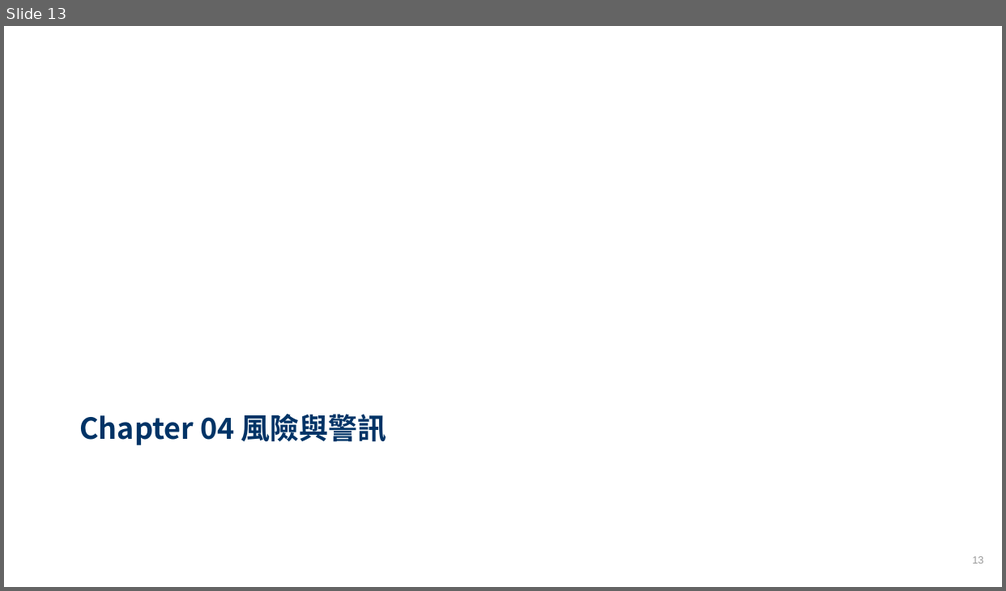
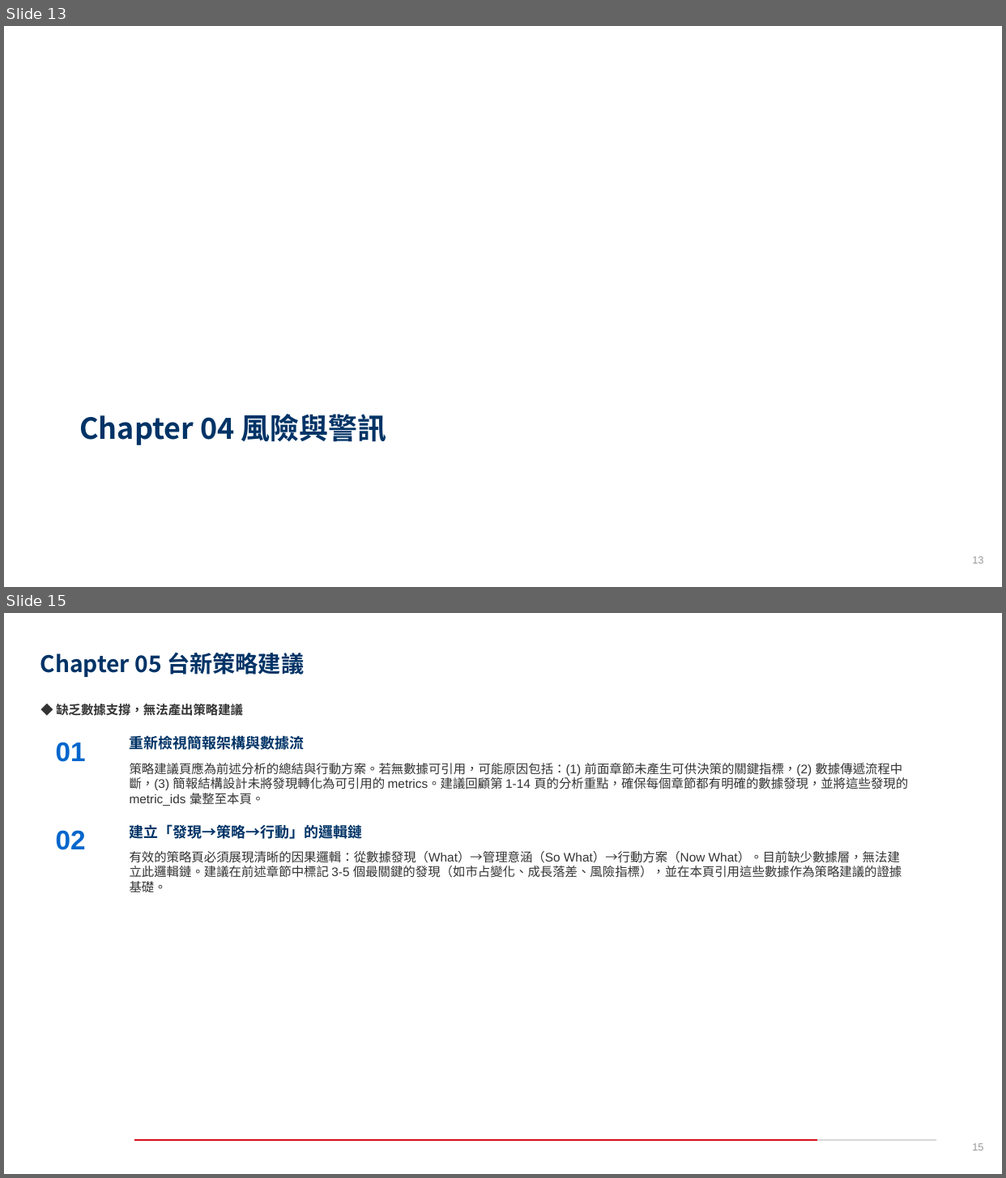
Before and after one commit to stoy95536/2026_AWS_Contest, a slide deck: outputs/final_presentation.pptx. Shown one above the other, each under a label of ours: slide 13 before the commit, slides 13 and 15 after it; the slides between them are not shown. The pictures are 1006x591 and 1006x1178 pixels, drawn with LibreOffice and Linux fonts; fonts in the diff are those of the drawing; background and template pictures are left out. Boxes give left, top, right and bottom in pixels: in the first picture for what was removed or moved away, otherwise in the second. Text is boxed around its words. In the diff, an @@ line names an element or a change of style, - is before the commit and + after.

```diff
--- a/outputs/final_presentation.pptx
+++ b/outputs/final_presentation.pptx
@@ slide 15 added at [4,613,1002,1174], background #FFFFFF @@
@@ title added at [40,653,304,677], 22 pt, text #003366, bold @@
+Chapter 05 台新策略建議
@@ text added at [56,704,243,716], 12 pt, text #333333, bold @@
+◆ 缺乏數據支撐，無法產出策略建議
@@ text added at [56,742,86,762], 26 pt, text #0066CC, bold @@
+01
@@ text added at [130,736,305,750], 14 pt, text #003366, bold @@
+重新檢視簡報架構與數據流
@@ text added at [130,763,908,806], 12 pt, text #333333 @@
+策略建議頁應為前述分析的總結與行動方案。若無數據可引用，可能原因包括：(1) 前面章節未產生可供決策的關鍵指標，(2) 數據傳遞流程中斷，(3) 簡報結構設計未將發現轉化為可引用的 metrics。建議回顧第 1-14 頁的分析重點，確保每個章節都有明確的數據發現，並將這些發現的 metric_ids 彙整至本頁。
@@ text added at [56,830,86,850], 26 pt, text #0066CC, bold @@
+02
@@ text added at [130,824,363,839], 14 pt, text #003366, bold @@
+建立「發現→策略→行動」的邏輯鏈
@@ text added at [130,851,901,892], 12 pt, text #333333 @@
+有效的策略頁必須展現清晰的因果邏輯：從數據發現（What）→管理意涵（So What）→行動方案（Now What）。目前缺少數據層，無法建立此邏輯鏈。建議在前述章節中標記 3-5 個最關鍵的發現（如市占變化、成長落差、風險指標），並在本頁引用這些數據作為策略建議的證據基礎。
@@ line added from (135, 1141) to (818, 1141), #D70C18 1.5 pt @@
@@ line added from (936, 1141) to (818, 1141), #D8D8D8 1.5 pt @@
@@ text added at [972,1144,983,1151], 10 pt, text #999999 @@
+15
```
Also in this commit, not shown: 8 slides changed, 1 other slide added, 2 slides removed, 9 other files.
